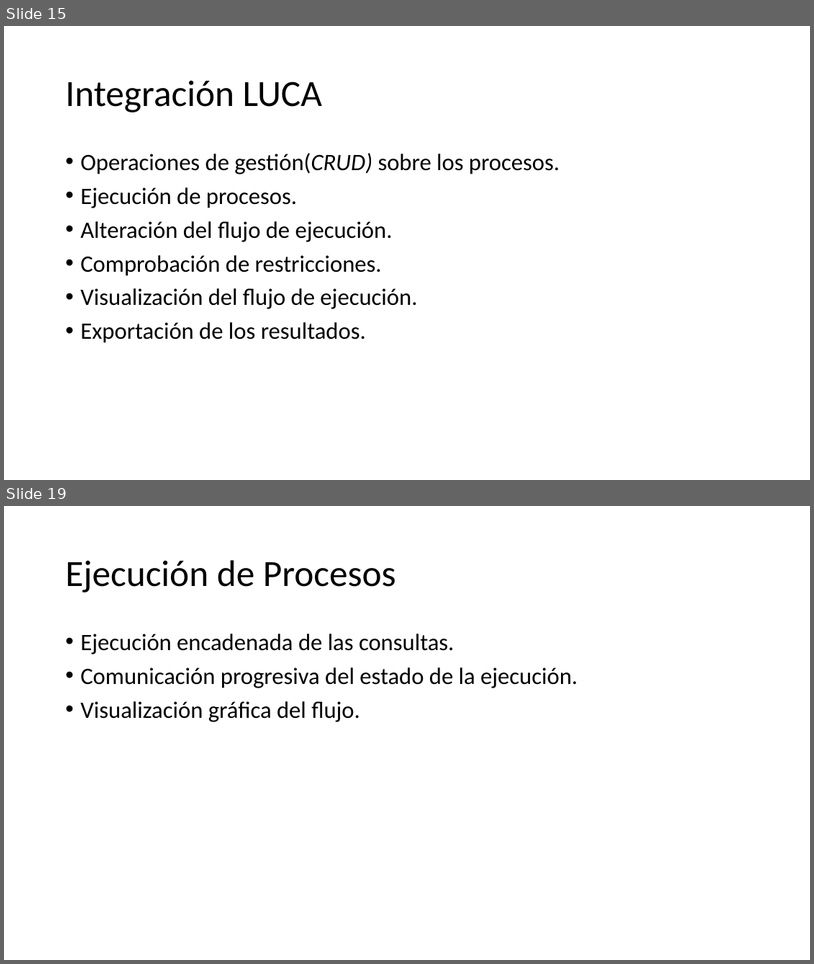
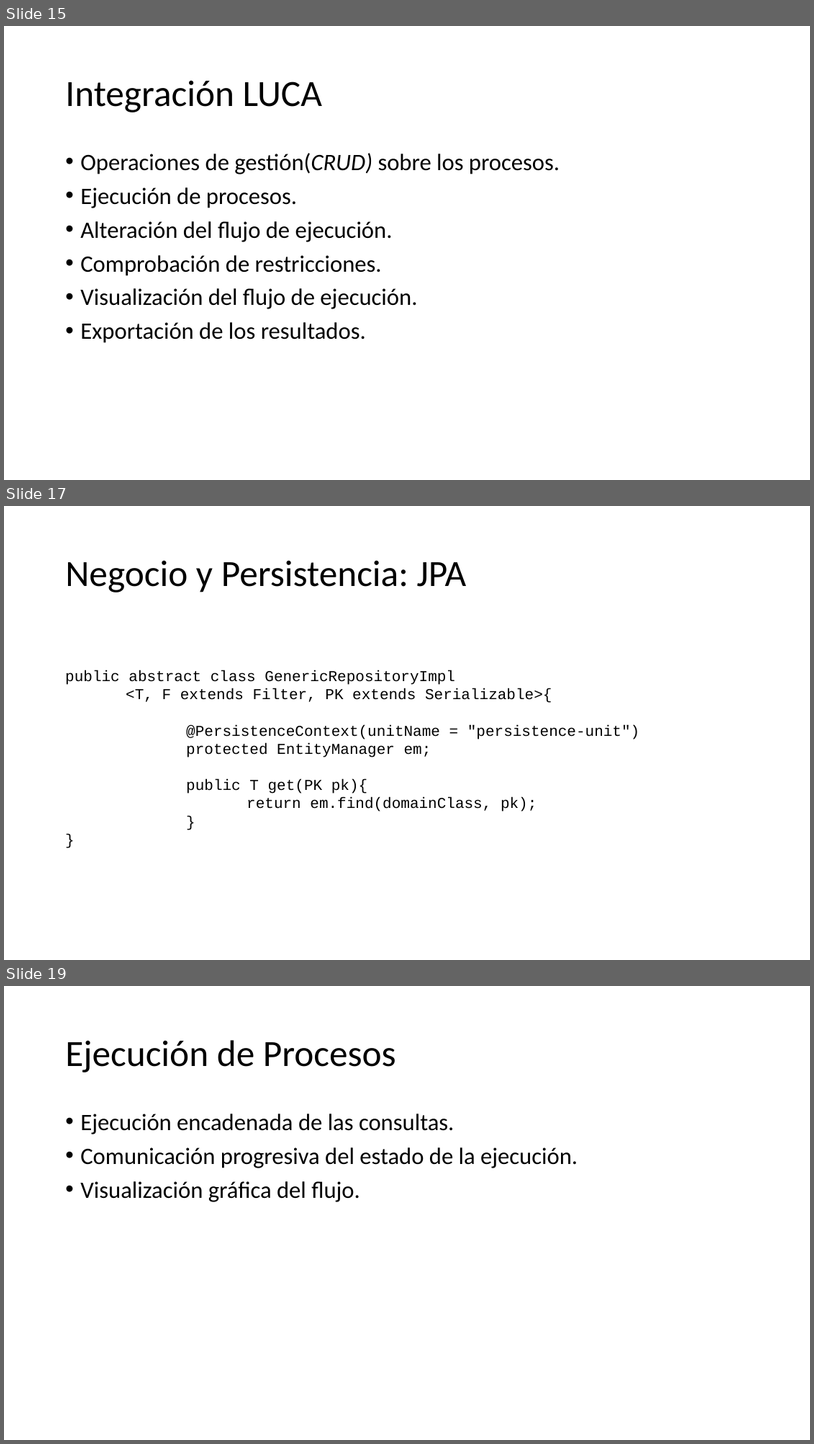
Before and after one commit to IgnacioAgueroSalcines/TFGProcessDocumentation, a slide deck: presentacion/Presentació1.pptx. Shown one above the other, each under a label of ours: slides 15 and 19 before the commit, slides 15, 17 and 19 after it; the slides between them are not shown. The pictures are 814x964 and 814x1444 pixels, drawn with LibreOffice and Linux fonts; fonts in the diff are those of the drawing. Boxes give left, top, right and bottom in pixels: in the first picture for what was removed or moved away, otherwise in the second. Text is boxed around its words. In the diff, an @@ line names an element or a change of style, - is before the commit and + after.

```diff
--- a/presentacion/Presentació1.pptx
+++ b/presentacion/Presentació1.pptx
@@ slide 17 added at (4, 506, 810, 960), background #FFFFFF @@
@@ title added at (65, 560, 467, 592), 44 pt, text #000000 @@
+Negocio y Persistencia: JPA
@@ text added at (65, 670, 640, 811), 18 pt, text #000000 @@
+public abstract class GenericRepositoryImpl
+<T, F extends Filter, PK extends Serializable>{
+@PersistenceContext(unitName = "persistence-unit")
+protected EntityManager em;
+public T get(PK pk){
+return em.find(domainClass, pk);
+}
+}
```
Also in this commit, not shown: 2 slides removed, 2 other files.
